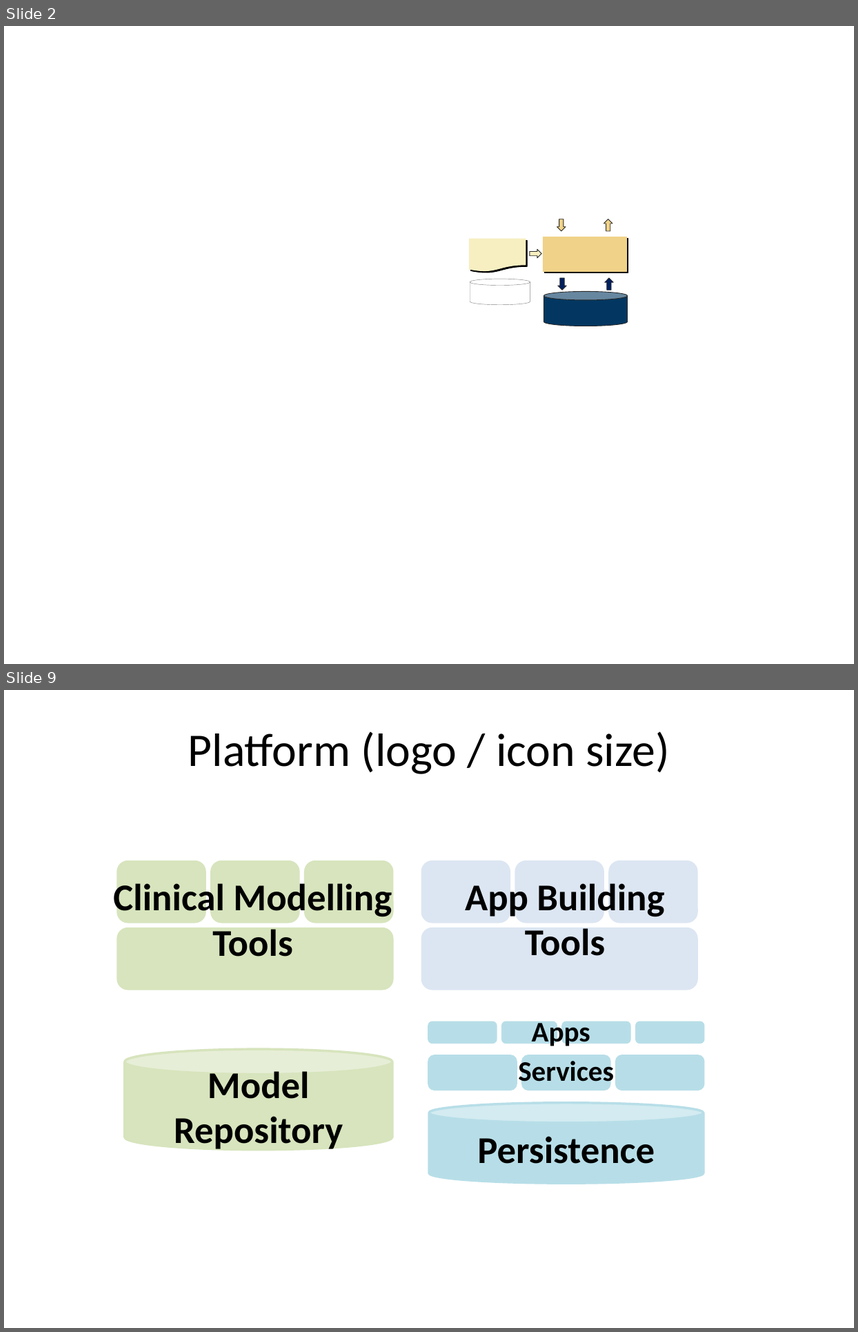
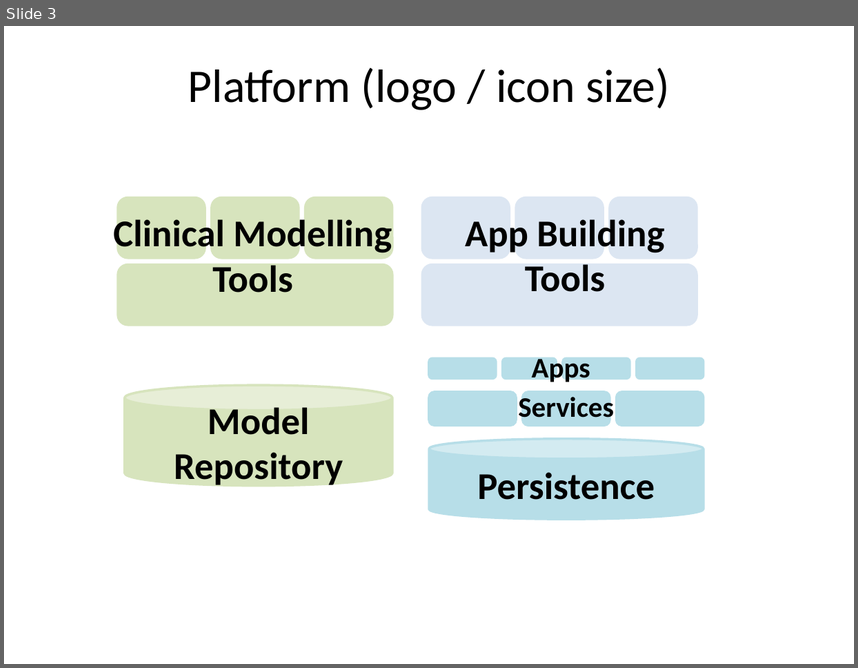
Before and after one commit to openEHR/openehr-website-php, a slide deck: files/diagrams/openEHR-diagrams.pptx. Shown one above the other, each under a label of ours: slides 2 and 9 before the commit, slide 3 after it; the slides between them are not shown. The pictures are 858x1332 and 858x668 pixels, drawn with LibreOffice and Linux fonts; fonts in the diff are those of the drawing. Boxes give left, top, right and bottom in pixels: in the first picture for what was removed or moved away, otherwise in the second. Text is boxed around its words. In the diff, an @@ line names an element or a change of style, - is before the commit and + after.

```diff
--- a/files/diagrams/openEHR-diagrams.pptx
+++ b/files/diagrams/openEHR-diagrams.pptx
@@ slide 2 removed at (x1=4, y1=26, x2=854, y2=664), background #FFFFFF @@
@@ down arrow removed at (x1=557, y1=219, x2=566, y2=231) @@
@@ down arrow removed at (x1=604, y1=219, x2=613, y2=231) @@
@@ flow chart document removed at (x1=469, y1=239, x2=525, y2=271) @@
@@ down arrow removed at (x1=529, y1=249, x2=542, y2=257) @@
@@ rectangle removed at (x1=543, y1=237, x2=626, y2=272) @@
@@ cylinder removed at (x1=470, y1=279, x2=530, y2=305) @@
@@ cylinder removed at (x1=544, y1=291, x2=627, y2=326) @@
@@ down arrow removed at (x1=558, y1=278, x2=567, y2=290) @@
@@ down arrow removed at (x1=605, y1=278, x2=613, y2=290) @@
@@ what was slide 9 is now slide 3 @@
```
Also in this commit, not shown: 7 slides changed, 4 slides added, 8 other slides removed, 3 other files.
